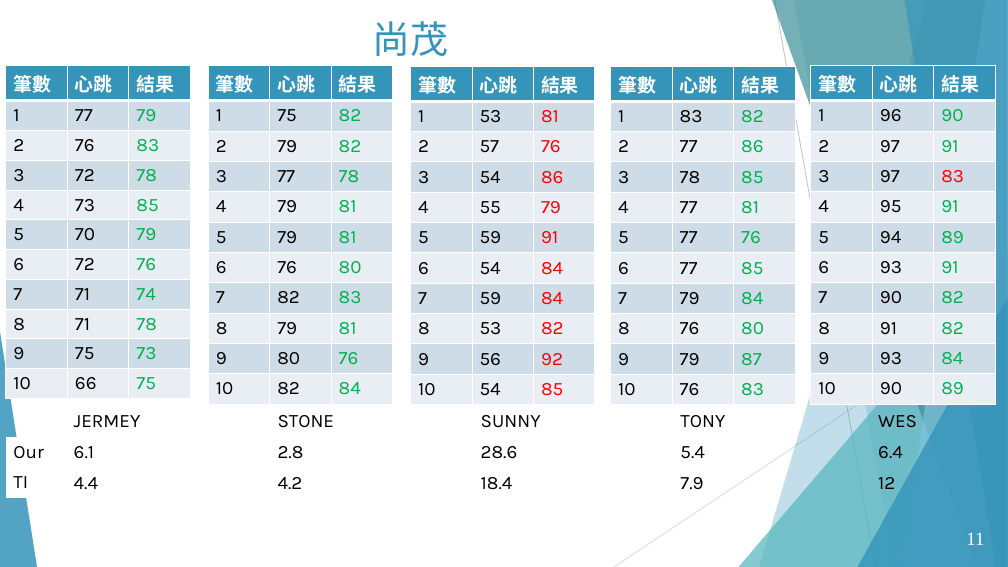
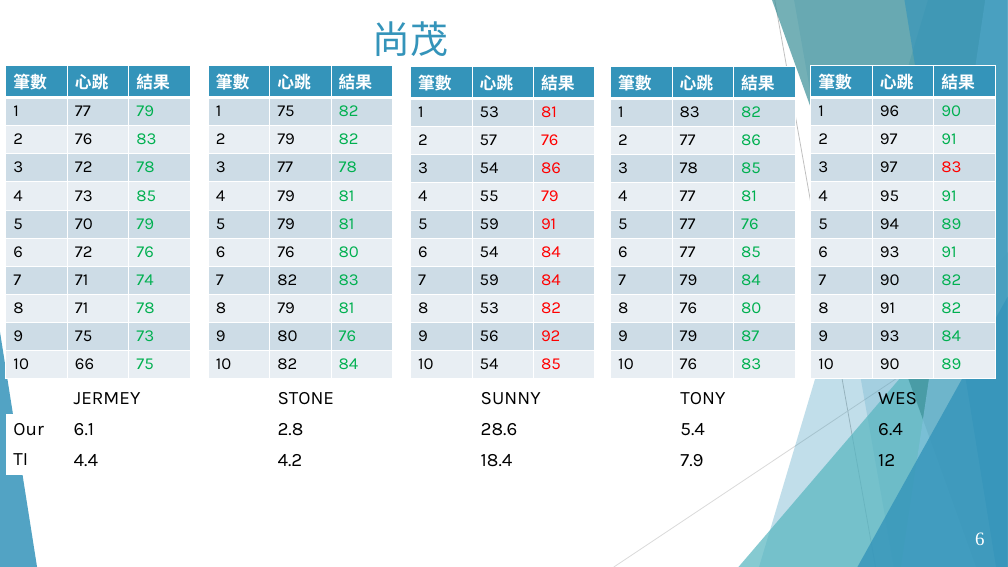
Before and after one commit to ananzeng/mmwave_vsd, a slide deck: slide 6 of 資料庫分析.pptx (slide 11 before the commit). Drawn at 1008x567 pixels with LibreOffice and Linux fonts; fonts in the diff are those of the drawing; background and template pictures are left out. Boxes give left, top, right and bottom in pixels: in the first picture for what was removed or moved away, otherwise in the second. Text is boxed around its words. In the diff, an @@ line names an element or a change of style, - is before the commit and + after.

```diff
--- a/資料庫分析.pptx
+++ b/資料庫分析.pptx
@@ table at <box>6,66,190,375</box> @@
@@ size 18 to 16 pt @@
@@ table at <box>208,66,392,375</box> @@
@@ size 18 to 16 pt @@
@@ table at <box>411,67,594,376</box> @@
@@ size 18 to 16 pt @@
@@ table at <box>611,67,795,376</box> @@
@@ size 18 to 16 pt @@
@@ table at <box>811,66,995,375</box> @@
@@ size 18 to 16 pt @@
@@ table: place and size @@
-table at <box>6,407,1008,499</box>
+table at <box>6,383,1008,476</box>
@@ page number at <box>975,532,984,545</box>: text changed @@
-11
+6
@@ page number at <box>979,533,984,544</box>: text changed @@
-11
+6
```
Also in this commit, not shown: 6 other slides changed, 3 slides added, 8 slides removed, 2 other files.
